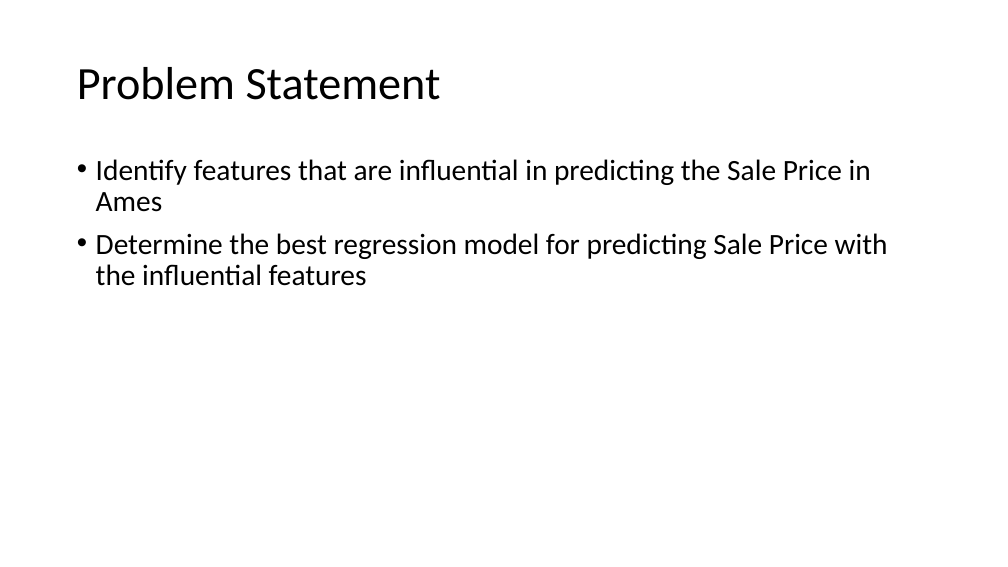
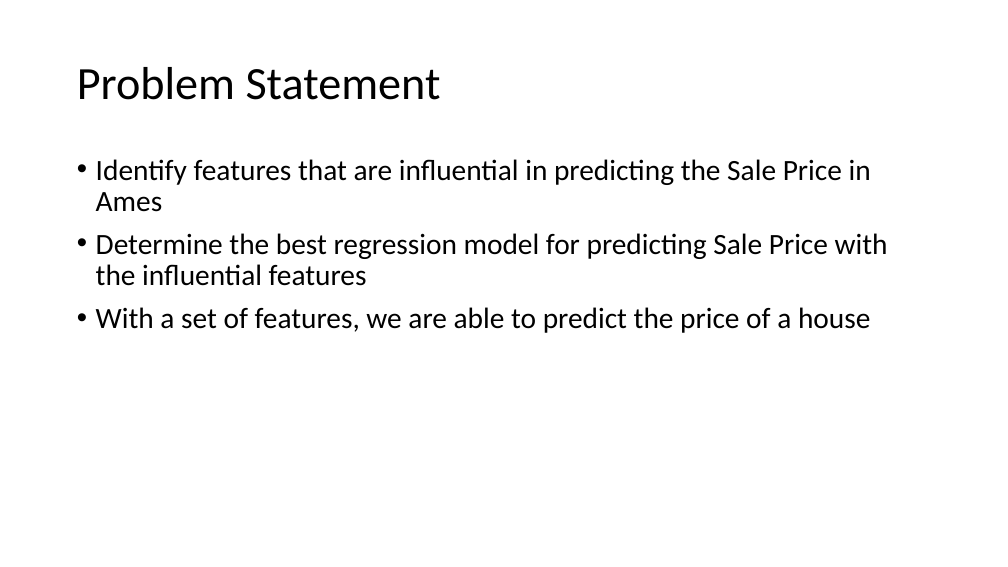
Before and after one commit to jpschew/GA-projects-DSI24, a slide deck: slide 2 of GA-project2/GA-project2.pptx. Drawn at 1008x567 pixels with LibreOffice and Linux fonts; fonts in the diff are those of the drawing. Boxes give left, top, right and bottom in pixels: in the first picture for what was removed or moved away, otherwise in the second. Text is boxed around its words. In the diff, an @@ line names an element or a change of style, - is before the commit and + after.

```diff
--- a/GA-project2/GA-project2.pptx
+++ b/GA-project2/GA-project2.pptx
@@ text at (96,307,870,333): paragraph added @@
+• With a set of features, we are able to predict the price of a house
```
Also in this commit, not shown: 6 other slides changed, 2 other files.
